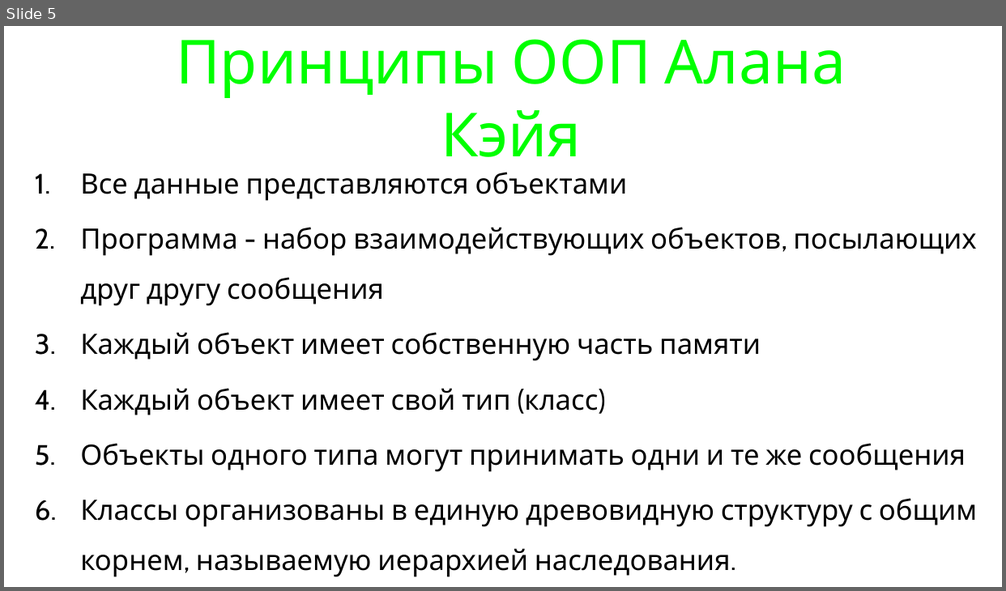
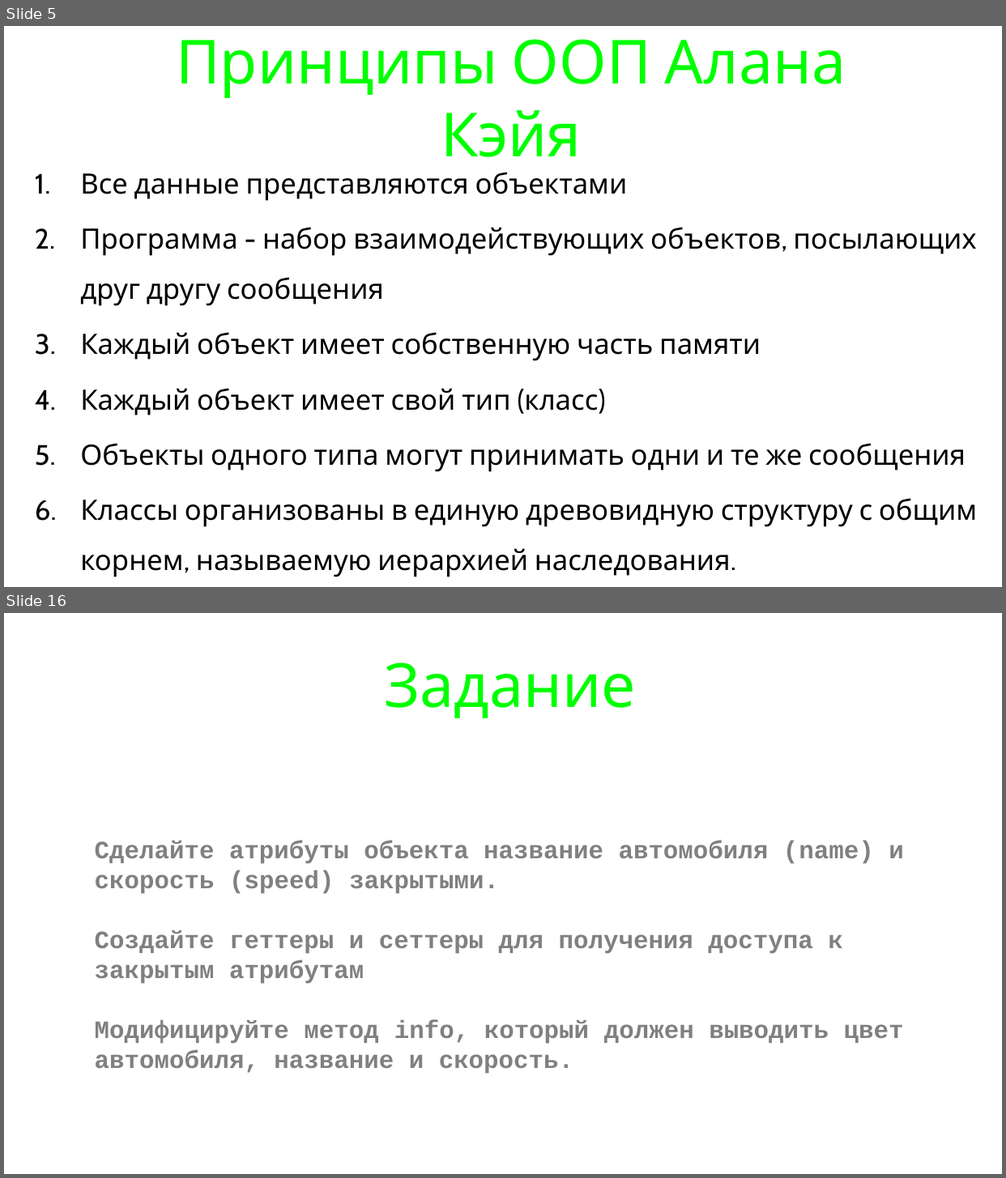
Before and after one commit to maxchv/LearnPython, a slide deck: week08/oop.pptx. Shown one above the other, each under a label of ours: slide 5 before the commit, slides 5 and 16 after it; the slides between them are not shown. The pictures are 1006x591 and 1006x1178 pixels, drawn with LibreOffice and Linux fonts; fonts in the diff are those of the drawing. Boxes give left, top, right and bottom in pixels: in the first picture for what was removed or moved away, otherwise in the second. Text is boxed around its words. In the diff, an @@ line names an element or a change of style, - is before the commit and + after.

```diff
--- a/week08/oop.pptx
+++ b/week08/oop.pptx
@@ slide 16 added at (4, 613, 1002, 1174), background #FFFFFF @@
@@ title added at (385, 662, 636, 718), 78 pt, text #00FF00 @@
+Задание
@@ text added at (95, 841, 904, 1074), 32 pt, text #808080, bold @@
+Сделайте атрибуты объекта название автомобиля (name) и скорость (speed) закрытыми.
+Создайте геттеры и сеттеры для получения доступа к закрытым атрибутам
+Модифицируйте метод info, который должен выводить цвет автомобиля, название и скорость.
```
Also in this commit, not shown: 2 slides changed, 24 other slides added, 1 slide removed, 2 other files.
